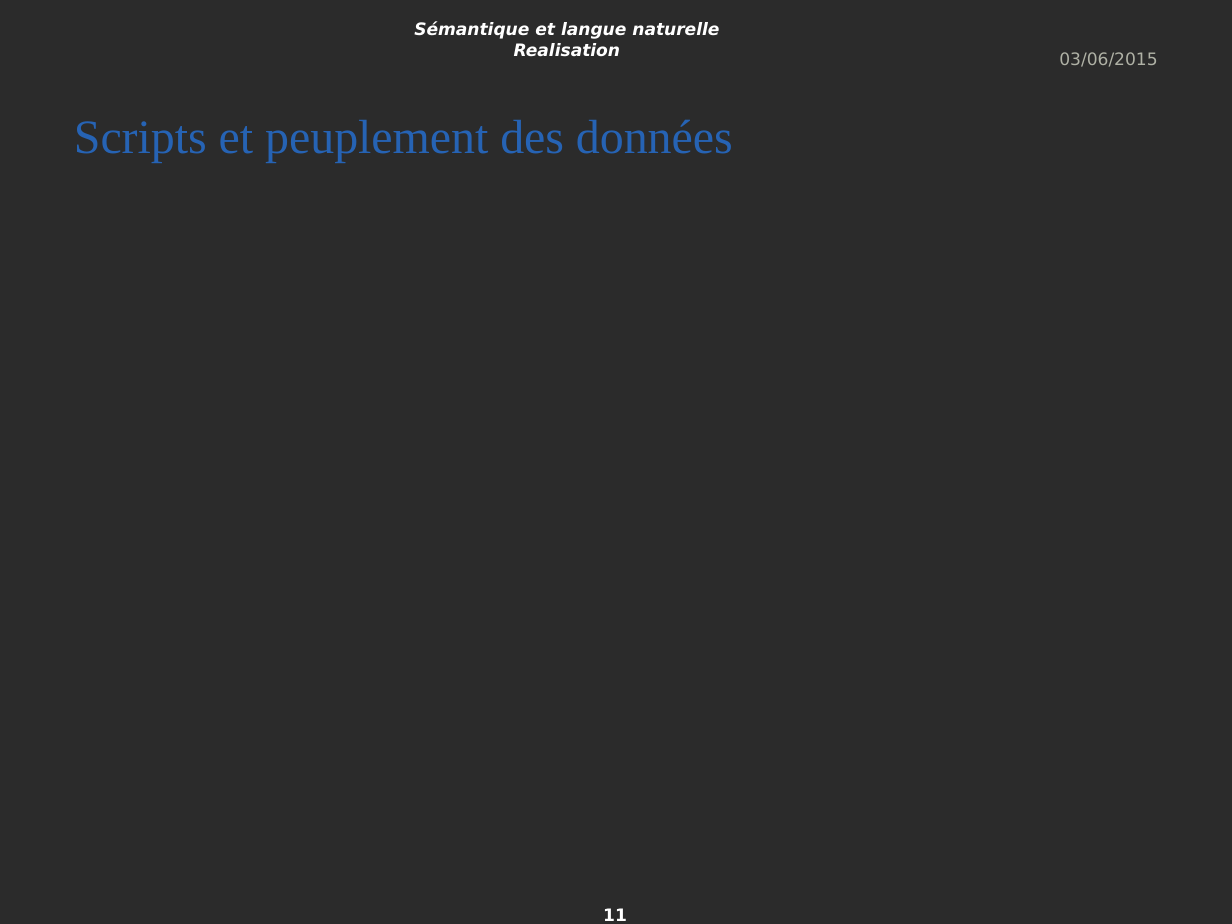
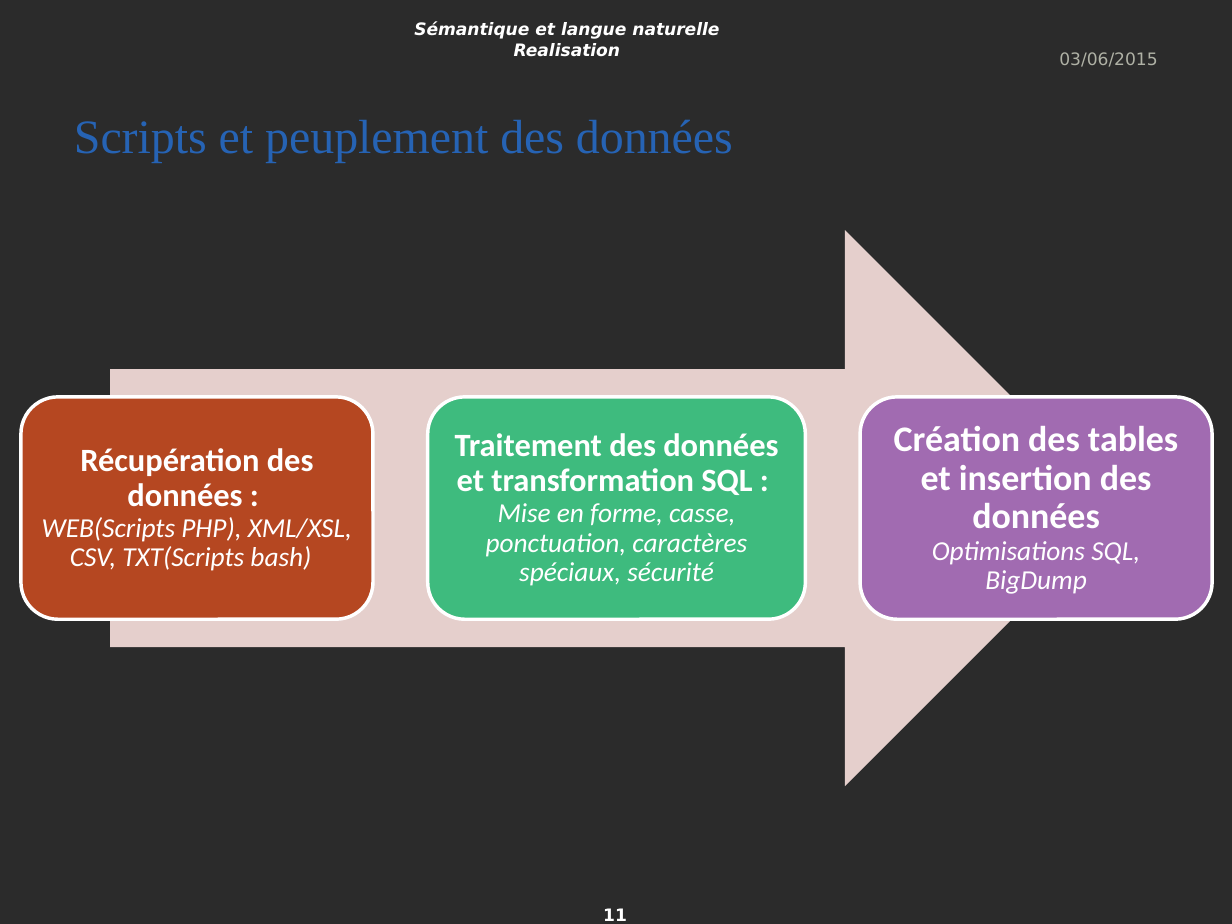
Before and after one commit to wael54/ProjetTER, a slide deck: slide 11 of Presentation_TER.pptx. Drawn at 1232x924 pixels with LibreOffice and Linux fonts; fonts in the diff are those of the drawing; background and template pictures are left out; a plain dark background stands for a picture behind light text. Boxes give left, top, right and bottom in pixels: in the first picture for what was removed or moved away, otherwise in the second. Text is boxed around its words. In the diff, an @@ line names an element or a change of style, - is before the commit and + after.

Commit message:
updated pptx

```diff
--- a/Presentation_TER.pptx
+++ b/Presentation_TER.pptx
@@ group added at [21,230,1212,786]: 3 rounded rectangles, 3 texts, 1 right arrow @@
+Récupération des données :
+WEB(Scripts PHP), XML/XSL, CSV, TXT(Scripts bash)
+Traitement des données et transformation SQL :
+Mise en forme, casse, ponctuation, caractères spéciaux, sécurité
+Création des tables et insertion des données
+Optimisations SQL, BigDump
```
Also in this commit, not shown: 7 other slides changed, 1 slide added.
